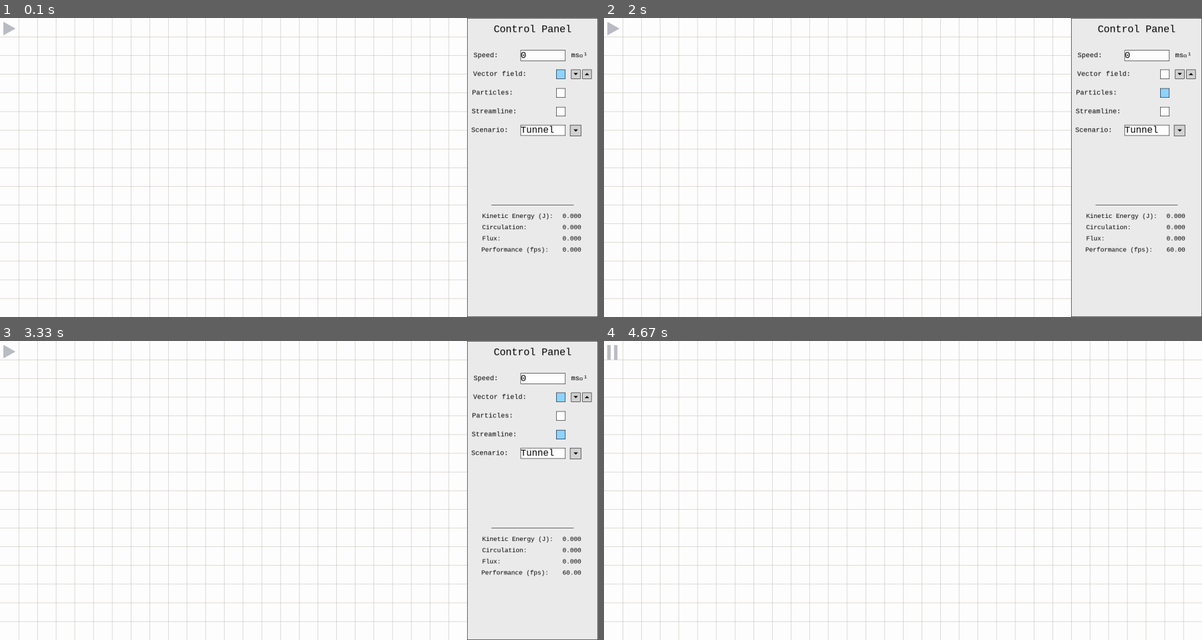
Above: before the commit, frames 1-4 (two rows, left to right).
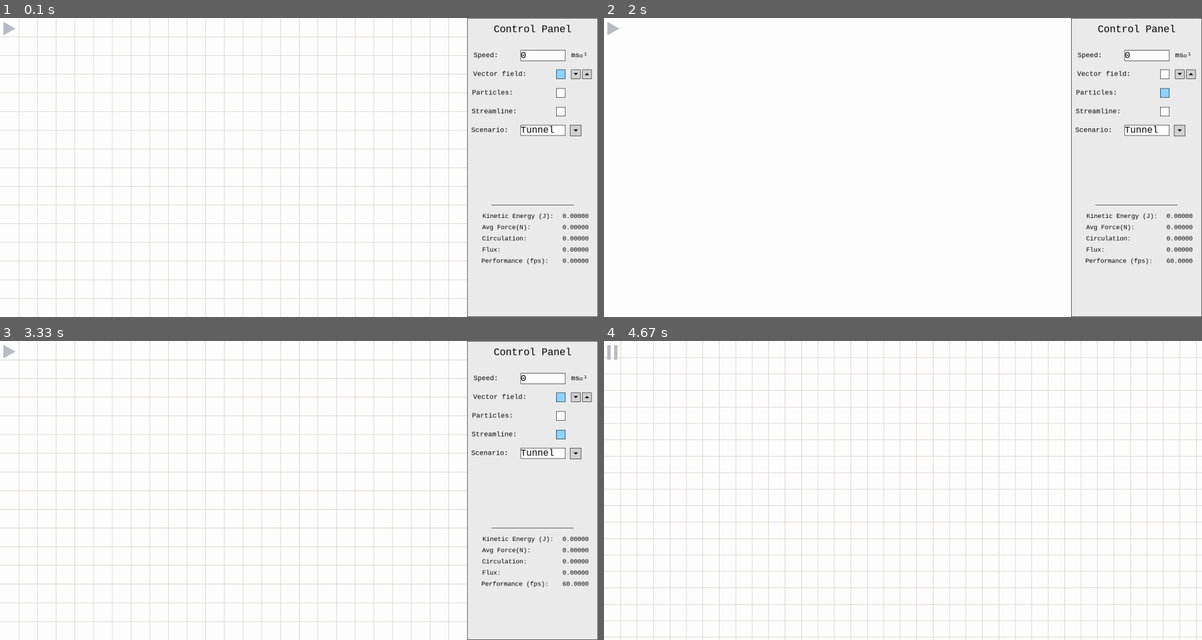
Above: after the commit, the same moments.

Repository: mrgreenlid/Fluids
Game: pygame game, started from main.py
Two runs of this game, one before a commit and one after it. Both use one fixed random seed, a clock stepped at 60 frames per second and the inputs below.
Inputs (mouse positions are in pixels of both pictures, inside the frame that each line leads up to):
- Up to frame 1 (0.1 s): no input
- Up to frame 2 (2 s): click (615, 32) at 0.38 s; tap Space at 0.67 s; click "0" at 1.05 s; tap Enter at 1.33 s; click (1166, 92) at 1.72 s
- Up to frame 3 (3.33 s): click (574, 454) at 2.05 s; click (281, 439) at 2.38 s; click (562, 397) at 2.72 s; click (562, 433) at 3.05 s
- Up to frame 4 (4.67 s): click (1190, 397) at 3.38 s; tap C at 3.67 s; click (615, 355) at 4.05 s

The runs differ from the first frame. In frame 1, 0.5% of the frame differs, in the area x 80-99%, y 65-83%; in frame 2, 5.1%; in frame 3, 0.5%; in frame 4, 11%, in the area x 0-100%, y 0-100%.

Commit message:
Basic use of custom q(z) change)

Diff:
--- a/interface.py
+++ b/interface.py
@@ -1,7 +1,8 @@
 import pygame
 from algorithms import *
 from typing import Tuple, List
-
+import re
+############################### USE REGEX TO FIND SRTINGS ###############################
 
 class Box:
     def __init__(self, window : pygame.surface.Surface, x : int, y : int, width : int, height : int, colour : str):
@@ -42,13 +43,15 @@
         """Applies changes to the label if the parameters have changed"""
         try:
             if isinstance(data[self.__variable], float):
-                self._render_arguments[0] = str('{0:.10f}'.format(data[self.__variable]))[:5]
+                self._render_arguments[0] = str('{0:.10f}'.format(data[self.__variable]))[:7]
         except KeyError:
             pass
 
 class Entry(Label, Input):
     _inactive_colour = "#FFFFFF"
     _active_colour = "#90D5FF"
+
+    _special_characters = ("^", "*", "e", "p", "i", "z")
 
     def __init__(self, window : pygame.Surface, x : int, y : int, text : str, variable : str, datatype : type, size : int = 25):
         """Creates entry box to be placed on screen"""
@@ -95,6 +98,19 @@
             if len(self._text) > 5 :
                 self._text = self._text[:5]
 
+        if self._datatype == str:
+            if len(self._text) > 8 :
+                self._text = self._text[:8]
+
+            if self._variable == "velocity_function":
+                pi_find = re.search(r"pi", self._text)
+                if pi_find:
+                    self._text = self._text[:-2]
+                    self._text += "\u03C0"
+
+
+
+
     def _updateText(self):
         """Cements changes to text"""
         self.__errorCorrect()
@@ -113,6 +129,13 @@
 
         if self._datatype == float:
             if key.isdigit() or (key == "." and "." not in self._text):
+                self._text += key
+
+        if self._datatype == str:
+            if self._variable == "velocity_function" and (key.isdigit() or key in self._special_characters):
+                self._text += key
+
+            elif self._variable != "velocity_function":
                 self._text += key
 
         self._updateText()
--- a/main.py
+++ b/main.py
@@ -30,6 +30,7 @@
             "velocity_function":"tunnel",
              "speed":0.0,
              "kinetic_energy": 0.0,
+             "force": 0.0,
              "circulation" : 0.0,
              "flux" : 0.0}
 
@@ -53,20 +54,22 @@
 
 border_data_box = ui.Box(screen,SCREEN_WIDTH-175, 500, 220, 1, "#000000")
 
-energy_label = ui.Label(screen, SCREEN_WIDTH-215, 530, "Kinetic Energy (J):", 17, ui_bg, "Courier")
+energy_label = ui.Label(screen, SCREEN_WIDTH-214, 530, "Kinetic Energy (J):", 17, ui_bg, "Courier")
 energy_data = ui.Label(screen, SCREEN_WIDTH-80, 530, 0.0, 17, ui_bg, "Courier", "kinetic_energy")
-circulation_label = ui.Label(screen, SCREEN_WIDTH-250, 560, "Circulation:", 17, ui_bg, "Courier")
-circulation_data = ui.Label(screen, SCREEN_WIDTH-80, 560, 0.0, 17, ui_bg, "Courier", "circulation")
-flux_label = ui.Label(screen, SCREEN_WIDTH-285, 590, "Flux:", 17, ui_bg, "Courier")
-flux_data = ui.Label(screen, SCREEN_WIDTH-80, 590, 0.0, 17, ui_bg, "Courier", "flux")
-frame_rate_label = ui.Label(screen,SCREEN_WIDTH-222, 620, "Performance (fps):", 17, ui_bg, "Courier")
-frame_rate_data= ui.Label(screen,SCREEN_WIDTH-80, 620, 0.0, 17, ui_bg, "Courier", "frame_rate")
+force_label = ui.Label(screen, SCREEN_WIDTH-245, 560, "Avg Force(N):", 17, ui_bg, "Courier")
+force_data = ui.Label(screen, SCREEN_WIDTH-80, 560, 0.0, 17, ui_bg, "Courier", "force")
+circulation_label = ui.Label(screen, SCREEN_WIDTH-250, 590, "Circulation:", 17, ui_bg, "Courier")
+circulation_data = ui.Label(screen, SCREEN_WIDTH-80, 590, 0.0, 17, ui_bg, "Courier", "circulation")
+flux_label = ui.Label(screen, SCREEN_WIDTH-285, 620, "Flux:", 17, ui_bg, "Courier")
+flux_data = ui.Label(screen, SCREEN_WIDTH-80, 620, 0.0, 17, ui_bg, "Courier", "flux")
+frame_rate_label = ui.Label(screen,SCREEN_WIDTH-222, 650, "Performance (fps):", 17, ui_bg, "Courier")
+frame_rate_data= ui.Label(screen,SCREEN_WIDTH-80, 650, 0.0, 17, ui_bg, "Courier", "frame_rate")
 
 
 control_objects = (control_panel_label, speed_label, speed_entry, speed_unit_label,
                    show_grid_doublecheckbox, show_field_label, show_particle_label, field_rows_increment,
-                   show_streamline_label, show_streamline_checkbox, velocity_function_label, velocity_function_dropdown, border_data_box, energy_label, energy_data, circulation_label, circulation_data,
-                   flux_label, flux_data, frame_rate_label, frame_rate_data, )
+                   show_streamline_label, show_streamline_checkbox, velocity_function_label, velocity_function_dropdown, border_data_box, energy_label, energy_data,force_label,
+                   force_data, circulation_label, circulation_data, flux_label, flux_data, frame_rate_label, frame_rate_data,)
 
 control_interactable = (speed_entry, show_grid_doublecheckbox, field_rows_increment, show_streamline_checkbox, velocity_function_dropdown)
 
@@ -111,15 +114,15 @@
         if data["show_control"]:
             for obj in control_interactable:
                 obj.checkInteract(event)
+                if tapping(event) or (typing(event) and event.unicode == "\x0D"):
+                    data[obj.getVariable()] = obj.getValue()
+            # Checks bespoke objects for specific circumstamces
             if data["velocity_function"] == "custom" or custom_velocity_function_entry.getState():
                 custom_velocity_function_entry.checkInteract(event)
-            if tapping(event) or (typing(event) and event.unicode == "\x0D"):
-                    data[obj.getVariable()] = obj.getValue()
 
     # Ensures the velocity function is up to date
     velocity_function.setVelocityFunction(data["velocity_function"])
     data["velocity_function"] = velocity_function.getVelocityFunction()
-
 
     # Places objects, when relevant
     for obj in tank_objects:
@@ -127,15 +130,17 @@
 
     if data["show_control"]:
         control_panel_box.place()
-        if data["velocity_function"] == "custom":
-                custom_velocity_function_label.place()
-                custom_velocity_function_entry.place()
         for obj in control_objects:
             obj.place()
             try:
                 obj.update(data)
             except AttributeError:
                 pass
+
+        # Checks bespoke objects for specific circumstamces
+        if data["velocity_function"] == "custom":
+                custom_velocity_function_label.place()
+                custom_velocity_function_entry.place()
 
     # Updates the screen with changes that have been set in each loop
     pygame.display.flip()
@@ -144,5 +149,4 @@
     dt = clock.tick(FRAME_RATE) / 1000
     data["frame_rate"] = clock.get_fps()
 
-
 pygame.quit()
